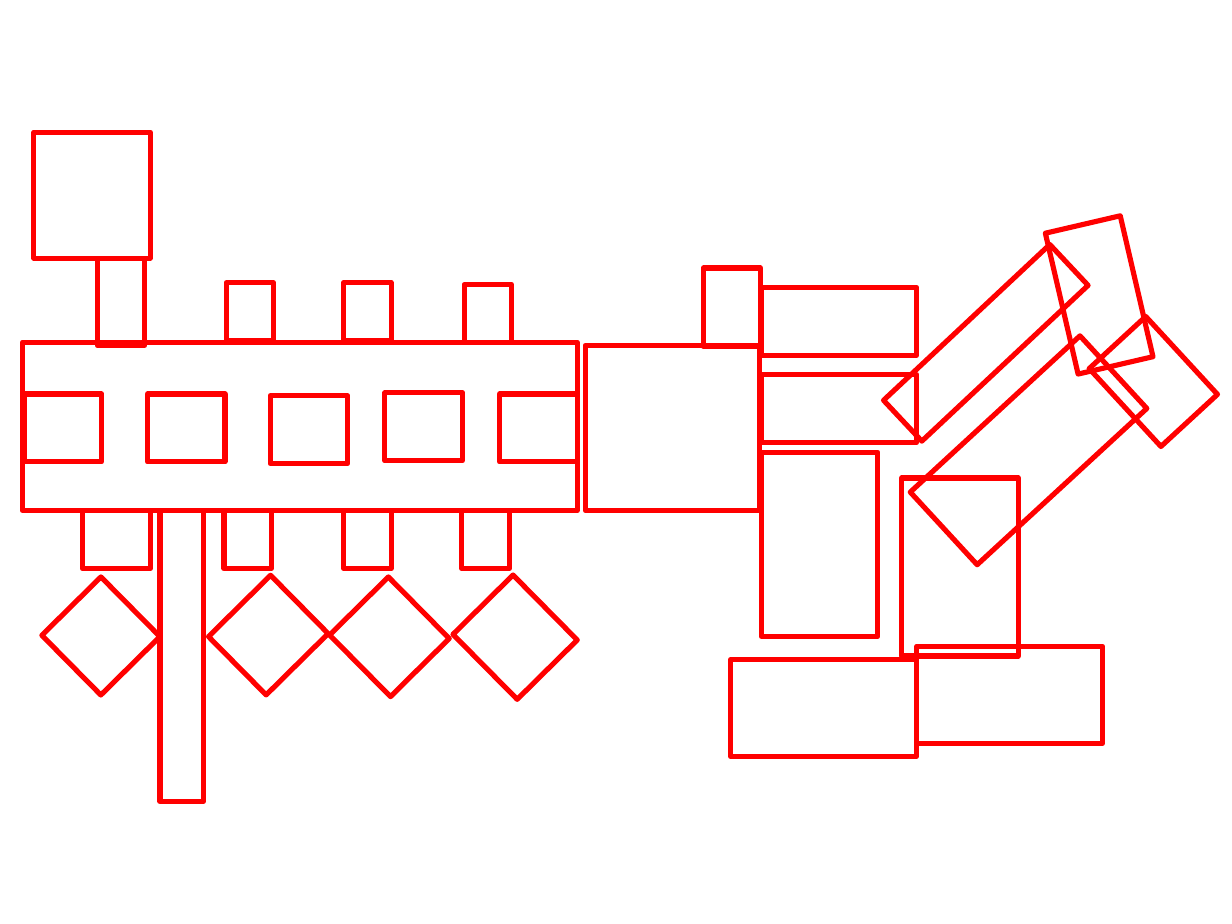
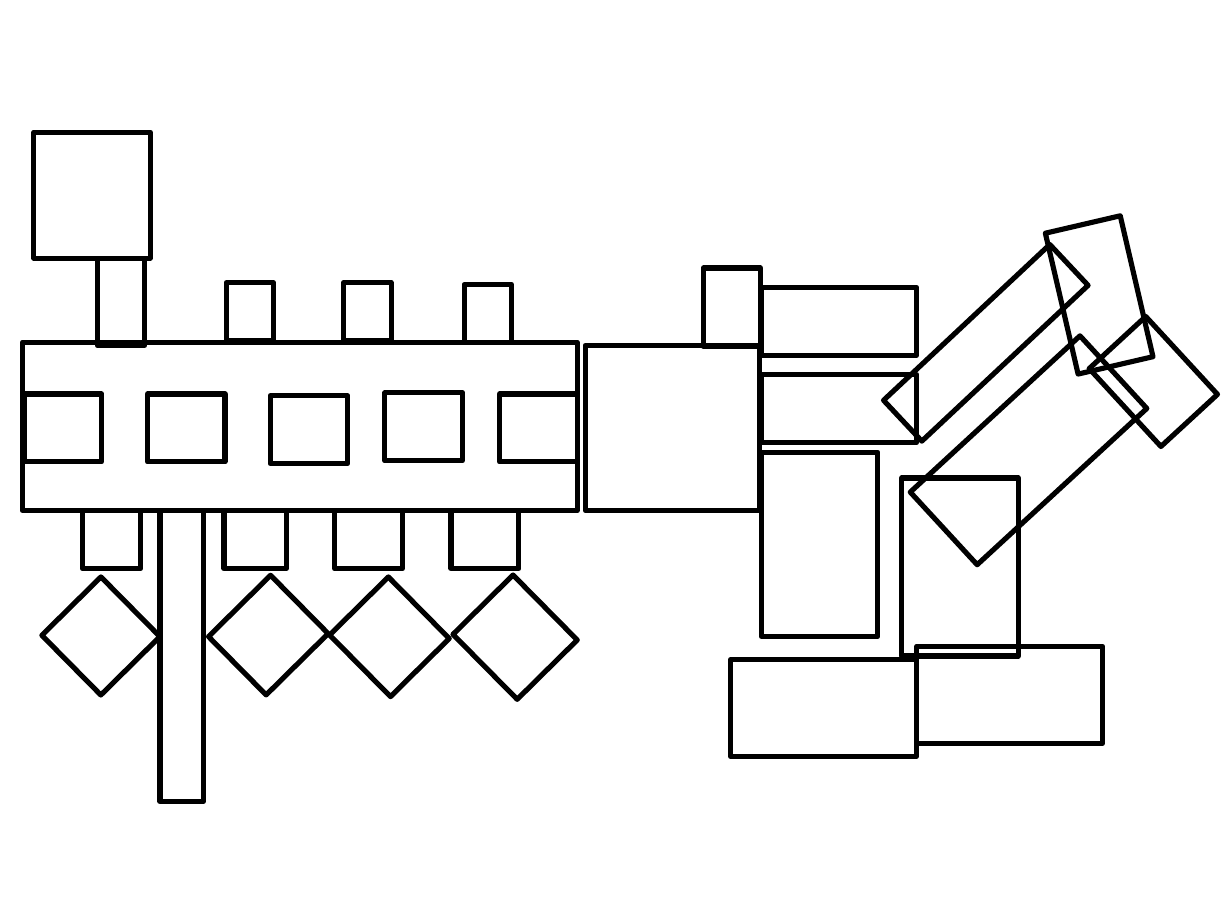
Before and after one commit to magiratex/LocalMania, a slide deck: slide 3 of sim2/makepic.pptx. Drawn at 1232x924 pixels with LibreOffice and Linux fonts; fonts in the diff are those of the drawing. Boxes give left, top, right and bottom in pixels: in the first picture for what was removed or moved away, otherwise in the second. Text is boxed around its words. In the diff, an @@ line names an element or a change of style, - is before the commit and + after.

Commit message:
makepic

```diff
--- a/sim2/makepic.pptx
+++ b/sim2/makepic.pptx
@@ rectangle: place and size @@
-rectangle at <box>83,510,150,568</box>
+rectangle at <box>83,510,140,568</box>
@@ rectangle: place and size @@
-rectangle at <box>224,510,271,568</box>
+rectangle at <box>224,510,286,568</box>
@@ outline #FF0000 3 pt to #000000 3 pt in 32 elements at <box>34,132,150,257</box>, <box>97,259,144,346</box>, <box>22,342,577,511</box>, <box>227,283,274,341</box>, <box>344,283,391,341</box>, <box>464,285,511,342</box>, <box>25,394,102,462</box>, <box>148,394,225,462</box>, <box>270,395,347,463</box>, <box>384,393,462,461</box>, <box>208,575,328,695</box>, <box>330,577,450,697</box>, <box>42,577,159,695</box>, <box>453,575,578,699</box>, <box>160,510,203,801</box>, <box>585,346,760,511</box>, <box>703,269,760,347</box>, <box>761,452,877,637</box>, <box>761,287,917,355</box>, <box>761,375,917,442</box>, <box>884,244,1088,440</box>, <box>1045,216,1152,373</box>, <box>731,659,917,756</box>, <box>917,646,1103,743</box>, <box>1089,316,1217,446</box>, <box>911,336,1147,565</box>, <box>902,478,1018,657</box>, <box>500,394,578,462</box>, <box>83,510,140,568</box>, <box>224,510,286,568</box>, <box>451,510,519,568</box>, <box>335,510,403,568</box> @@
@@ rectangle: place and size @@
-rectangle at <box>344,510,391,568</box>
+rectangle at <box>335,510,403,568</box>
@@ rectangle: place and size @@
-rectangle at <box>462,510,509,568</box>
+rectangle at <box>451,510,519,568</box>
```
